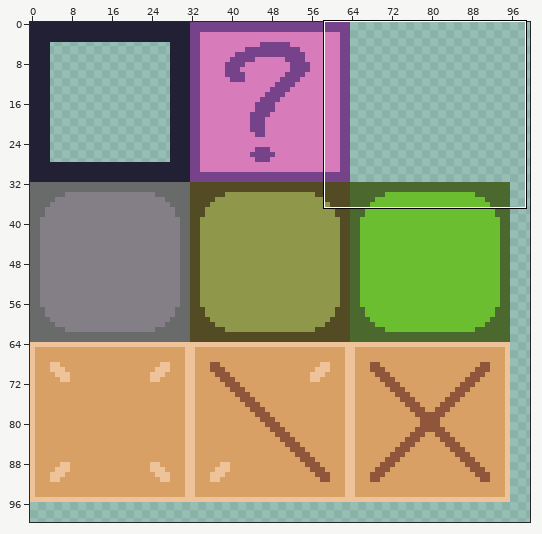
Pixel-art file: assets/TileMap.aseprite. Above, an overview of the earlier version with the close-up marked.
Close-up. Before the commit:
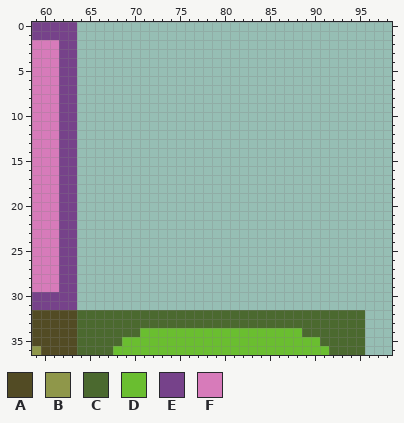
128x128 pixels, 1 frame. Shown: x 59..98, y 0..36. The wide view leaves out empty margins.
Palette (. is transparent): A #524b24  B #8f974a  C #4b692f  D #6abe30  E #76428a  F #d77bba
Pixels before, first column x 59:
 0 EEEEE................................
 1 EEEEE................................
 2 FFFEE................................
 3 FFFEE................................
 4 FFFEE................................
 5 FFFEE................................
 6 FFFEE................................
 7 FFFEE................................
 8 FFFEE................................
 9 FFFEE................................
10 FFFEE................................
11 FFFEE................................
12 FFFEE................................
13 FFFEE................................
14 FFFEE................................
15 FFFEE................................
16 FFFEE................................
17 FFFEE................................
18 FFFEE................................
19 FFFEE................................
20 FFFEE................................
21 FFFEE................................
22 FFFEE................................
23 FFFEE................................
24 FFFEE................................
25 FFFEE................................
26 FFFEE................................
27 FFFEE................................
28 FFFEE................................
29 FFFEE................................
30 EEEEE................................
31 EEEEE................................
32 AAAAACCCCCCCCCCCCCCCCCCCCCCCCCCCCCCCC
33 AAAAACCCCCCCCCCCCCCCCCCCCCCCCCCCCCCCC
34 AAAAACCCCCCCDDDDDDDDDDDDDDDDDDCCCCCCC
35 AAAAACCCCCDDDDDDDDDDDDDDDDDDDDDDCCCCC
36 BAAAACCCCDDDDDDDDDDDDDDDDDDDDDDDDCCCC
After the commit:
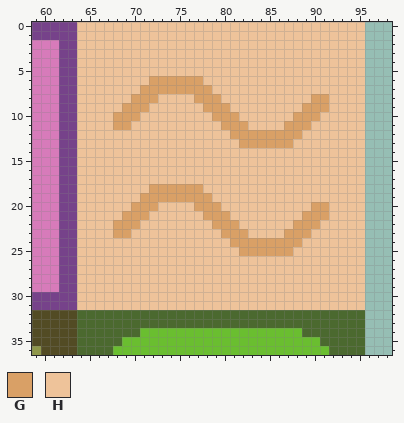
Colours new in this view: G #d9a066  H #eec39a
Message: add sand tile graphic
What changed:
There is now colour G in row 6 at x 72 to 77; in row 7 at x 71 to 78; in row 8 at x 70 to 72, 77 to 79 and 90 to 91; in row 9 at x 69 to 71, 78 to 80 and 89 to 91; in row 10 at x 68 to 70, 79 to 81 and 88 to 90; in row 11 at x 68 to 69, 80 to 82 and 87 to 89.
There is now colour G in row 12 at x 81 to 88; in row 13 at x 82 to 87; in row 18 at x 72 to 77; in row 19 at x 71 to 78; in row 20 at x 70 to 72, 77 to 79 and 90 to 91; in row 21 at x 69 to 71, 78 to 80 and 89 to 91.
There is now colour G in row 22 at x 68 to 70, 79 to 81 and 88 to 90; in row 23 at x 68 to 69, 80 to 82 and 87 to 89; in row 24 at x 81 to 88; in row 25 at x 82 to 87.
There is now colour H in rows 0 to 5 at x 64 to 95; in row 6 at x 64 to 71 and 78 to 95; in row 7 at x 64 to 70 and 79 to 95; in row 8 at x 64 to 69, 73 to 76, 80 to 89 and 92 to 95; in row 9 at x 64 to 68, 72 to 77, 81 to 88 and 92 to 95; in row 10 at x 64 to 67, 71 to 78, 82 to 87 and 91 to 95.
There is now colour H in row 11 at x 64 to 67, 70 to 79, 83 to 86 and 90 to 95; in row 12 at x 64 to 80 and 89 to 95; in row 13 at x 64 to 81 and 88 to 95; in rows 14 to 17 at x 64 to 95; in row 18 at x 64 to 71 and 78 to 95; in row 19 at x 64 to 70 and 79 to 95.
There is now colour H in row 20 at x 64 to 69, 73 to 76, 80 to 89 and 92 to 95; in row 21 at x 64 to 68, 72 to 77, 81 to 88 and 92 to 95; in row 22 at x 64 to 67, 71 to 78, 82 to 87 and 91 to 95; in row 23 at x 64 to 67, 70 to 79, 83 to 86 and 90 to 95; in row 24 at x 64 to 80 and 89 to 95; in row 25 at x 64 to 81 and 88 to 95.
There is now colour H in rows 26 to 31 at x 64 to 95.
Where, in picture pixels (left, top, right, bottom), the same in both close-ups:
added: (77, 22, 365, 310)
